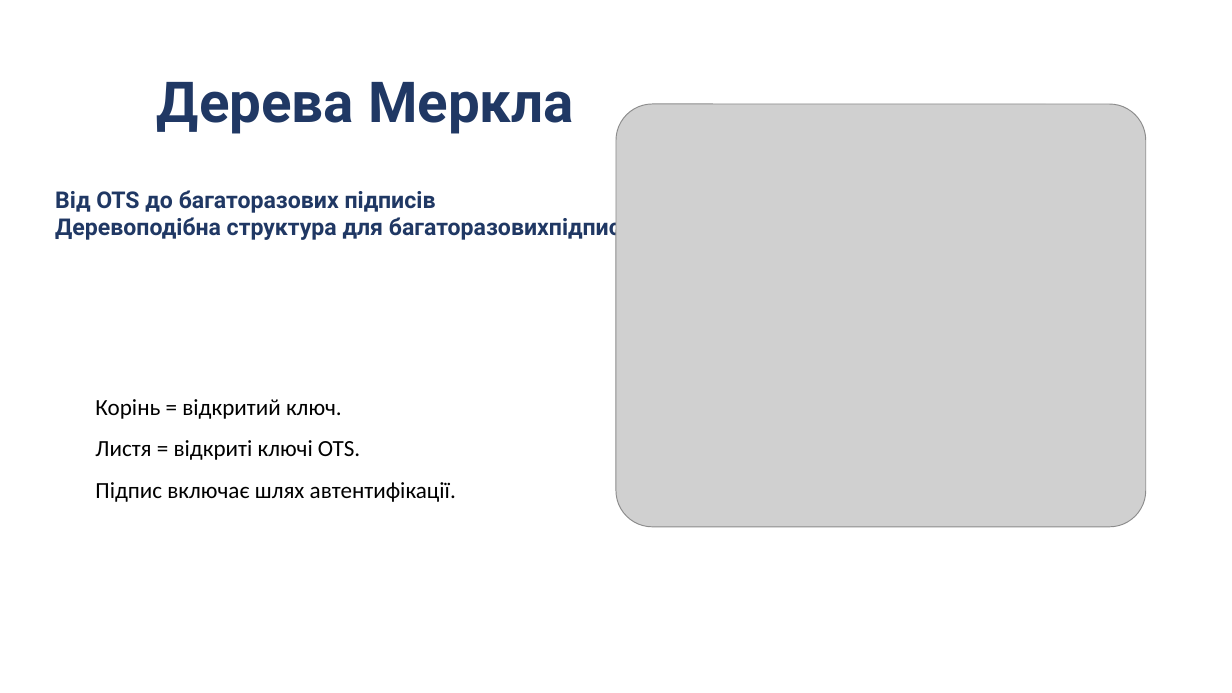
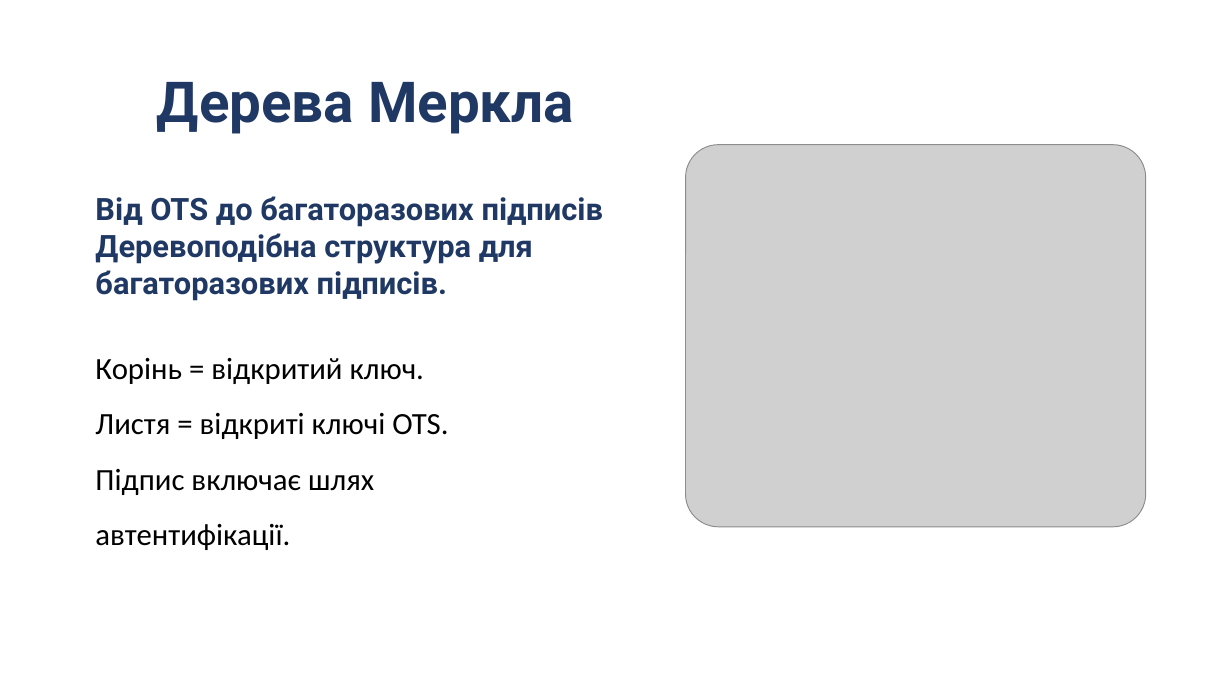
Before and after one commit to Andriykooo/ifntung-studies, a slide deck: slide 16 of Year 1/Постквантова криптографія/UA/2026/PPT/Презентація_7.pptx. Drawn at 1232x693 pixels with LibreOffice and Linux fonts; fonts in the diff are those of the drawing; grey boxes stand for pictures. Boxes give left, top, right and bottom in pixels: in the first picture for what was removed or moved away, otherwise in the second. Text is boxed around its words. In the diff, an @@ line names an element or a change of style, - is before the commit and + after.

Commit message:
feat(post-quantum-cryptography): increase font for 7th presentation

```diff
--- a/Year 1/Постквантова криптографія/UA/2026/PPT/Презентація_7.pptx
+++ b/Year 1/Постквантова криптографія/UA/2026/PPT/Презентація_7.pptx
@@ picture: place and size @@
-picture at <box>616,104,1146,528</box>
+picture at <box>686,145,1146,528</box>
@@ text "Від OTS до багаторазових підписів": place and size @@
-text "Від OTS до багаторазових підписів" at <box>55,190,647,241</box>
+text "Від OTS до багаторазових підписів" at <box>95,196,603,301</box>
@@ text at <box>95,196,603,227</box>: size 18 to 24 pt in "Від OTS до багаторазових підписів" @@
@@ text at <box>95,233,533,301</box>: text changed; size 18 to 24 pt @@
-Деревоподібна структура для багаторазовихпідписів.
+Деревоподібна структура для багаторазових підписів.
@@ text "Корінь = відкритий ключ." at <box>95,358,448,495</box>: size 18 to 24 pt @@
```
Also in this commit, not shown: 24 other slides changed.
